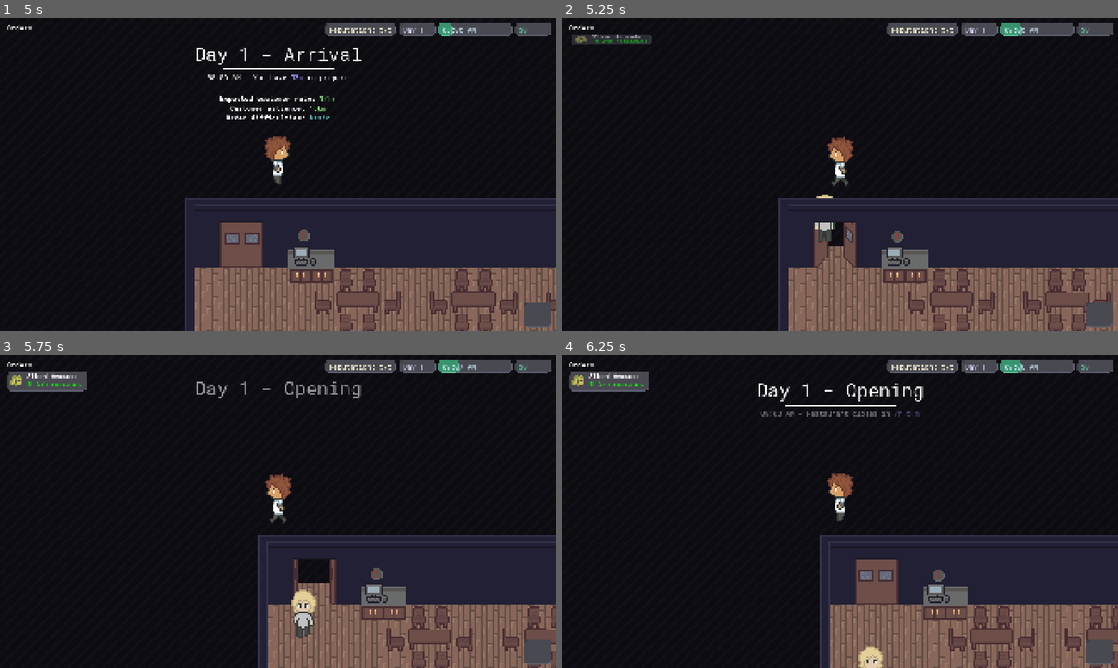
Above: before the commit, frames 1-4 (two rows, left to right).
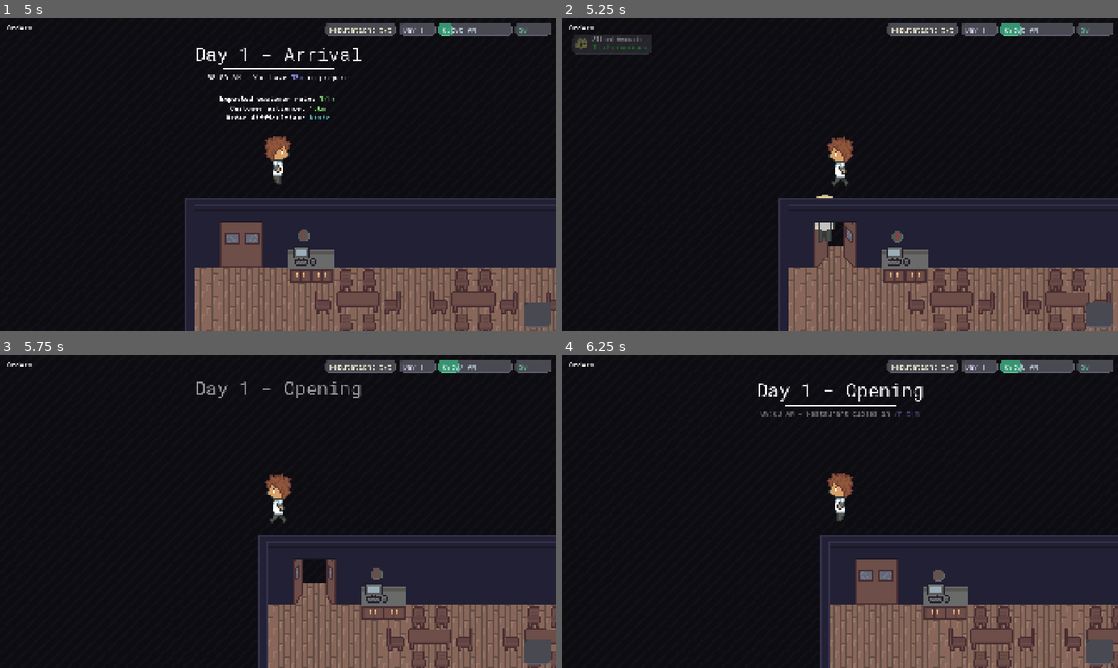
Above: after the commit, the same moments.

Repository: Glitch752/SushiFactory
Game: Godot game, scene res://Menu.tscn
Same seed, same stepped clock (60 frames per second), same inputs: the game is played once before the commit and once after it.
Inputs (mouse positions are in pixels of both pictures, inside the frame that each line leads up to):
- Up to frame 1 (5 s): click "Play" at 0.5 s; click "Play" at 1.25 s; tap Enter at 2, 4.25 s; move the mouse to (400, 158) at 2.02 s; hold D (move_right) 2.03-2.75 s; tap O at 2.1, 3.8 s; click (400, 158) at 2.17 s; drag from (166, 190) to (294, 174) at 2.77 s; tap Space at 3.5 s; move the mouse to (333, 105) at 3.52 s; hold D (move_right) 3.53-4.25 s; hold Q (secondary_interact) 3.53-4.25 s; drag from (250, 237) to (250, 140) at 4.27 s
- Up to frame 2 (5.25 s): tap Space at 5 s; move the mouse to (1006, 221) at 5.02 s; hold A (move_left) from 5.03 s (still down); tap 0 at 5.1 s
- Up to frame 3 (5.75 s): keep holding A (move_left); tap O at 5.3 s
- Up to frame 4 (6.25 s): release A (move_left) at 5.75 s; drag from (673, 464) to (878, 580) at 5.77 s

Frame 1 is identical in both runs. In frame 2, 0.5% of the frame differs, in the area x 1-17%, y 5-12%; in frame 3, 1.6%, in the area x 1-60%, y 5-91%; in frame 4, 1.2%.

Commit message:
Finally get the transitions to work nicely!

Diff:
--- a/scripts/customer_manager_singleton.gd
+++ b/scripts/customer_manager_singleton.gd
@@ -108,6 +108,11 @@
     if event is InputEventKey and event.pressed and not event.echo:
         if event.keycode == KEY_P:
             spawn_customer()
+        elif event.keycode == KEY_O:
+            for customer in customers:
+                if customer.is_waiting():
+                    satisfy_customer(customer)
+                    break
 
 ############### Customer movement and orders
 
--- a/ui/LevelInterface.tscn
+++ b/ui/LevelInterface.tscn
@@ -112,7 +112,7 @@
 
 [node name="TimeLabel" type="Label" parent="InfoDisplays/Time/TimeProgress"]
 unique_name_in_owner = true
-layout_mode = 2
+layout_mode = 0
 offset_left = 15.0
 offset_top = 7.0
 offset_right = 116.0
@@ -137,7 +137,7 @@
 label_settings = SubResource("LabelSettings_5j5is")
 
 [node name="OrdersLabel" type="Label" parent="."]
-layout_mode = 2
+layout_mode = 0
 offset_left = 24.0
 offset_top = 16.0
 offset_right = 96.0
@@ -147,12 +147,13 @@
 
 [node name="OrderLayout" type="BoxContainer" parent="."]
 unique_name_in_owner = true
-layout_mode = 2
+layout_mode = 0
 offset_left = 24.0
 offset_top = 56.0
 offset_right = 300.0
 offset_bottom = 184.0
 theme = ExtResource("3_grx74")
+theme_override_constants/separation = 0
 vertical = true
 
 [node name="Order" parent="OrderLayout" instance=ExtResource("5_py5b0")]
--- a/ui/Order.tscn
+++ b/ui/Order.tscn
@@ -16,14 +16,14 @@
 [sub_resource type="StyleBoxFlat" id="StyleBoxFlat_rfqa5"]
 bg_color = Color(0, 0, 0, 0.2)
 
-[node name="Order" type="Container"]
-offset_right = 1.71
+[node name="Order" type="MarginContainer"]
+offset_right = 276.0
 offset_bottom = 70.0
 theme = ExtResource("1_0wuek")
+theme_override_constants/margin_bottom = 8
 script = ExtResource("2_dsl5g")
 order_text = "1x Cucumber Maki"
 order_texture = SubResource("AtlasTexture_rfqa5")
-metadata/_custom_type_script = "uid://c5e3hpkep8iml"
 
 [node name="PanelContainer" type="PanelContainer" parent="."]
 unique_name_in_owner = true
--- a/ui/containers/transition_container.gd
+++ b/ui/containers/transition_container.gd
@@ -3,6 +3,11 @@
 extends TransformContainer
 
 class_name TransitionContainer
+
+var min_height_scalar: float = 0.0:
+    set(value):
+        min_height_scalar = value
+        update_minimum_size()
 
 func _ready():
     if Engine.is_editor_hint():
@@ -10,19 +15,23 @@
     visual_position = Vector2(20, 0)
     modulate.a = 0
 
-    var t = create_tween()
+    var t = create_tween().set_ease(Tween.EASE_IN_OUT).set_trans(Tween.TRANS_QUAD)
     t.set_ignore_time_scale(true)
 
-    t.tween_property(self, "visual_position", Vector2.ZERO, 0.25)
-    t.parallel().tween_property(self, "modulate:a", 1, 0.25)
-    t.parallel().tween_property(self, "scale:y", 1, 0.25).from(0)
+    t.tween_property(self, "visual_position", Vector2.ZERO, 0.3)
+    t.parallel().tween_property(self, "modulate:a", 1, 0.3)
+    t.parallel().tween_property(self, "min_height_scalar", 1.0, 0.2)
 
 func remove():
-    var t = create_tween()
+    var t = create_tween().set_ease(Tween.EASE_IN_OUT).set_trans(Tween.TRANS_QUAD)
     t.set_ignore_time_scale(true)
 
-    t.tween_property(self, "visual_position", Vector2(20, 0), 0.25)
-    t.parallel().tween_property(self, "modulate:a", 0.0, 0.25)
-    t.parallel().tween_property(self, "scale:y", 0.0, 0.25)
+    t.tween_property(self, "visual_position", Vector2(0, -20), 0.3)
+    t.parallel().tween_property(self, "modulate:a", 0.0, 0.3)
+    t.parallel().tween_property(self, "min_height_scalar", 0.0, 0.2)
 
     t.finished.connect(queue_free)
+
+func _get_minimum_size() -> Vector2:
+    var min_size = super._get_minimum_size()
+    return Vector2(min_size.x, min_size.y * min_height_scalar)
--- a/ui/order.gd
+++ b/ui/order.gd
@@ -1,6 +1,6 @@
 @tool
 
-extends TransformContainer
+extends MarginContainer
 
 @export var order_text: String = "Order Text"
 @export var total_time: float = 120.0
